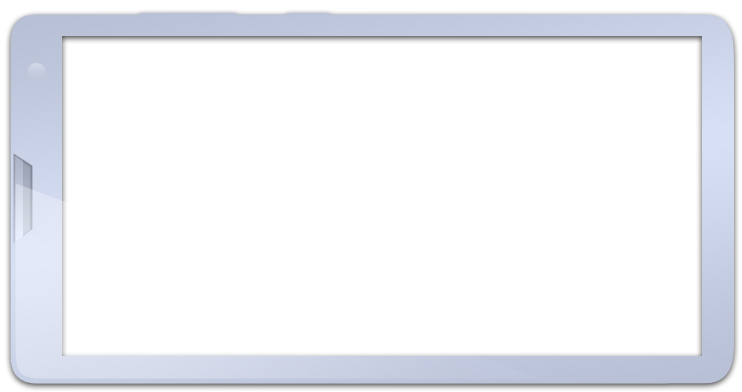
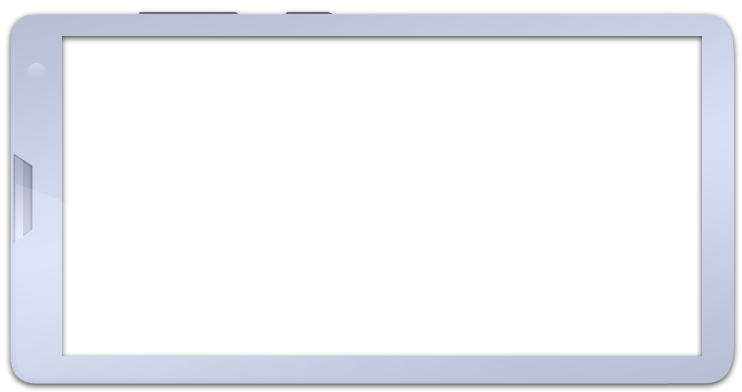
Before/after of a (742, 392) layered artwork. What changed in the layer stack:
"Gloss": opacity 30% → 15% over [15, 183, 455, 379]
added layer "Buttons" above "Layer 3" over [139, 11, 332, 14]
